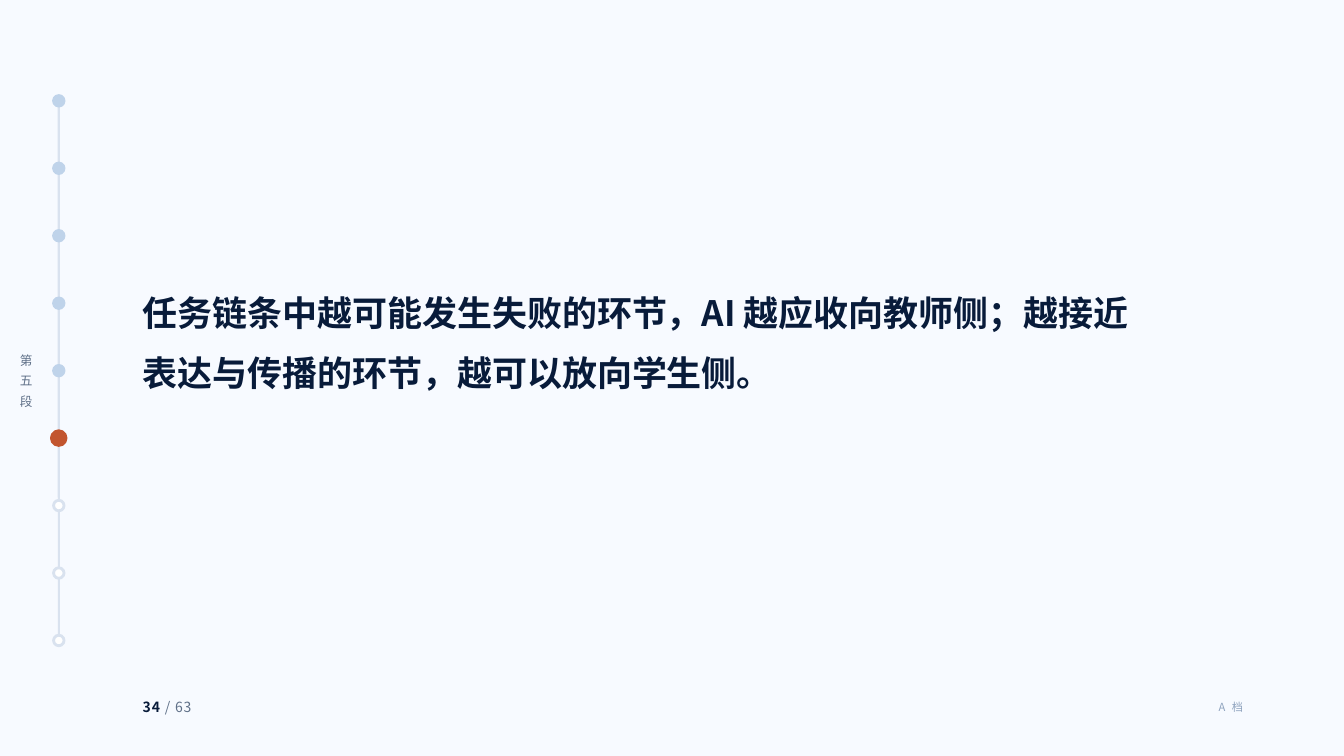
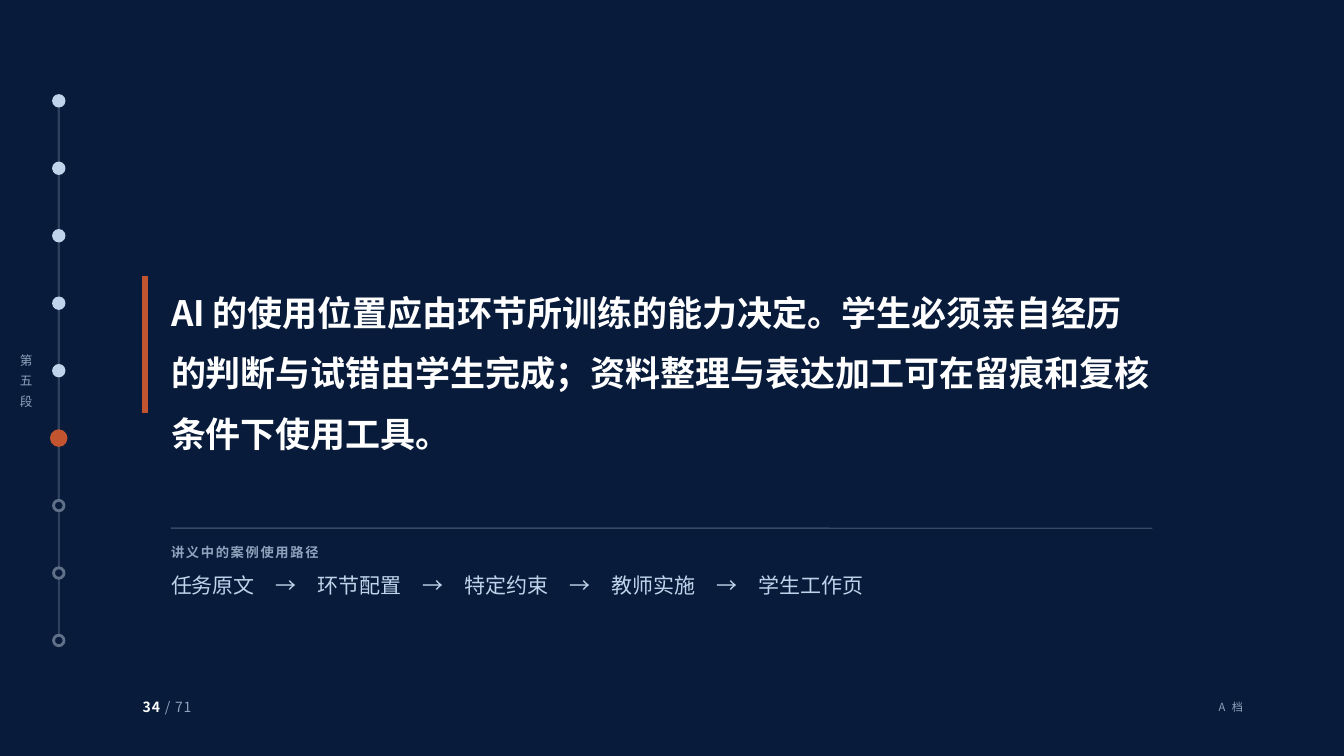
Before and after one commit to tonyxinvip/slides, a slide deck: slide 34 of comprehensive-practice-ai/做中学与综合实践活动.pptx. Drawn at 1344x756 pixels with LibreOffice and Linux fonts; fonts in the diff are those of the drawing. Boxes give left, top, right and bottom in pixels: in the first picture for what was removed or moved away, otherwise in the second. Text is boxed around its words. In the diff, an @@ line names an element or a change of style, - is before the commit and + after.

Commit message:
完善综合实践讲座并加入讲义下载

```diff
--- a/comprehensive-practice-ai/做中学与综合实践活动.pptx
+++ b/comprehensive-practice-ai/做中学与综合实践活动.pptx
@@ background #F7FAFF to #081B3A @@
@@ line (58, 101) - (58, 640): stroke #D9E2EF 1.5 pt to #5F7088 1.5 pt @@
@@ rectangle added at bbox=[143, 276, 148, 412], fill #C2552F, outline #C2552F 1 pt @@
@@ text at bbox=[171, 296, 1149, 451]: text changed; text colour #081B3A to #FFFFFF @@
-任务链条中越可能发生失败的环节，AI 越应收向教师侧；越接近表达与传播的环节，越可以放向学生侧。
+AI 的使用位置应由环节所训练的能力决定。学生必须亲自经历的判断与试错由学生完成；资料整理与表达加工可在留痕和复核条件下使用工具。
@@ text "第" at bbox=[20, 354, 33, 407]: text colour #5F7088 to #8FA3BE @@
@@ line added from (171, 528) to (1152, 528), #5F7088 1 pt @@
@@ text added at bbox=[171, 545, 318, 558], 9.5 pt, text #8FA3BE, bold @@
+讲义中的案例使用路径
@@ text added at bbox=[171, 575, 864, 595], 15 pt, text #BFD3EA @@
+任务原文 → 环节配置 → 特定约束 → 教师实施 → 学生工作页
@@ fill #FFFFFF to #081B3A; outline #D9E2EF 2 pt to #5F7088 2 pt in 3 elements at bbox=[53, 500, 64, 510], bbox=[53, 568, 64, 578], bbox=[53, 635, 64, 645] @@
@@ text at bbox=[143, 701, 191, 712]: text changed; text colour #5F7088 to #8FA3BE @@
-34 / 63
+34 / 71
```
Also in this commit, not shown: 62 other slides changed, 8 slides added, 20 other files.
